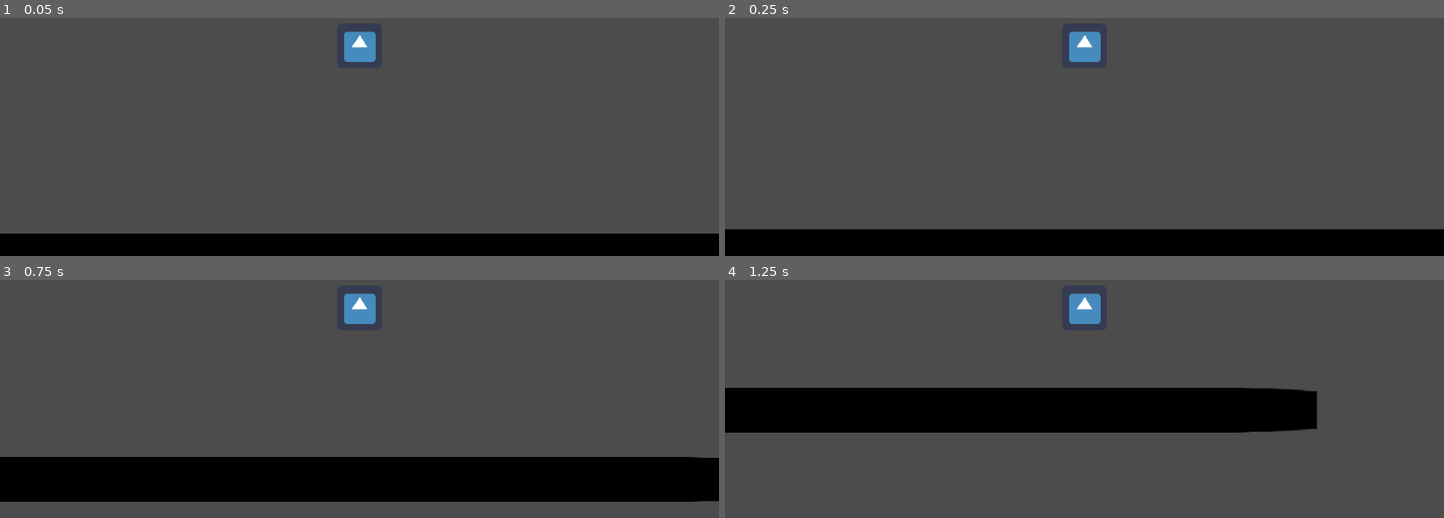
Above: before the commit, frames 1-4 (two rows, left to right).
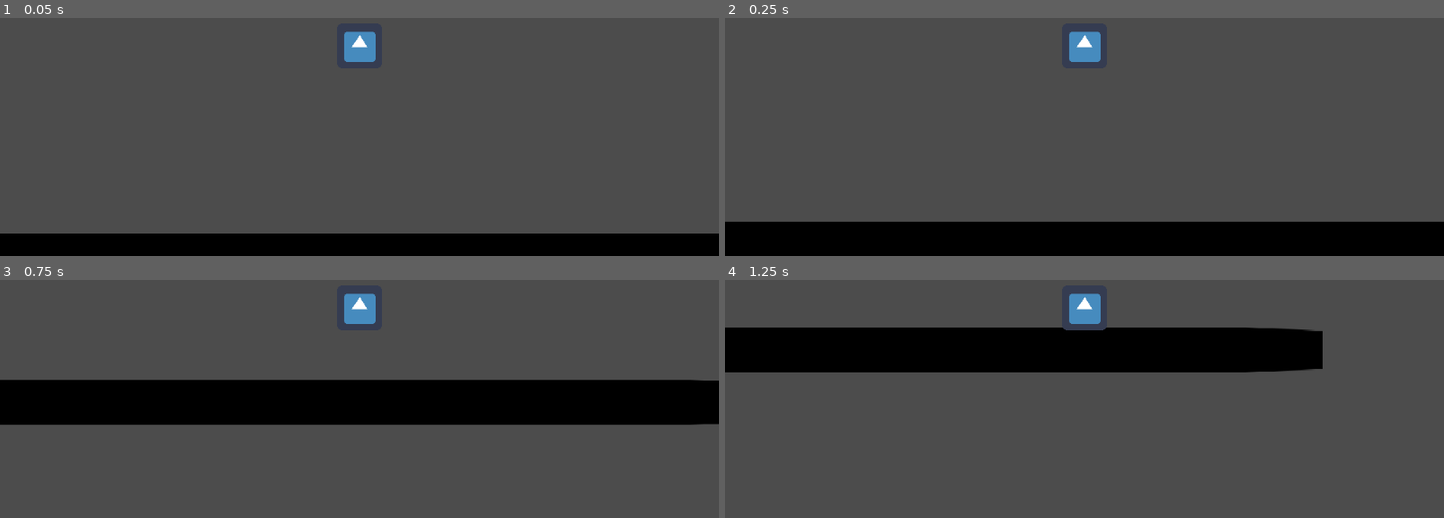
Above: after the commit, the same moments.

Repository: NotoriousENG/GD_Test
Game: Godot game, scene res://Scenes/Sample.tscn
Two runs of this game, one before a commit and one after it. Both use one fixed random seed, a clock stepped at 60 frames per second and the inputs below. The engine's default icon, where the game draws it, is replaced by a stand-in: a white triangle on a blue panel in a dark square.
Inputs:
- Up to frame 1 (0.05 s): no input
- Up to frame 2 (0.25 s): no input
- Up to frame 3 (0.75 s): hold Right (ui_right) from 0.53 s (still down)
- Up to frame 4 (1.25 s): keep holding Right (ui_right); tap Up (ui_up) at 0.77 s

Frame 1 is identical in both runs. In frame 2, 3.0% of the frame differs, in the area x 0-100%, y 85-89%; in frame 3, 38%, in the area x 0-100%, y 41-94%; in frame 4, 31%.

Commit message:
add some junk

Diff:
--- a/src/StateMachine.gd
+++ b/src/StateMachine.gd
@@ -1,8 +1,8 @@
 extends KinematicBody2D
 
-const GRAVITY = 200.0
+const GRAVITY = 600
 const WALK_ACCEL = 2000
-const JUMP_VELOCITY = 20
+const JUMP_VELOCITY = -200
 const FRICTION = 10000
 const WALK_INITIAL_VELOCITY = 80
 const WALK_MAX_VELOCITY = 500
@@ -20,6 +20,7 @@
 
 
 func _physics_process(delta):
+	print(State.keys()[state_])
 	match [state_]:
 		[State.IDLE]:
 			if (velocity.x > 0):
@@ -34,7 +35,6 @@
 			elif (not is_on_floor()):
 				state_ = State.FALLING
 		[State.WALKING]:
-			print(velocity.x)
 			if (Input.is_action_pressed("ui_left")):
 				velocity.x = min(velocity.x, -WALK_INITIAL_VELOCITY)
 				velocity.x = max(velocity.x + delta * -WALK_ACCEL, -WALK_MAX_VELOCITY)
